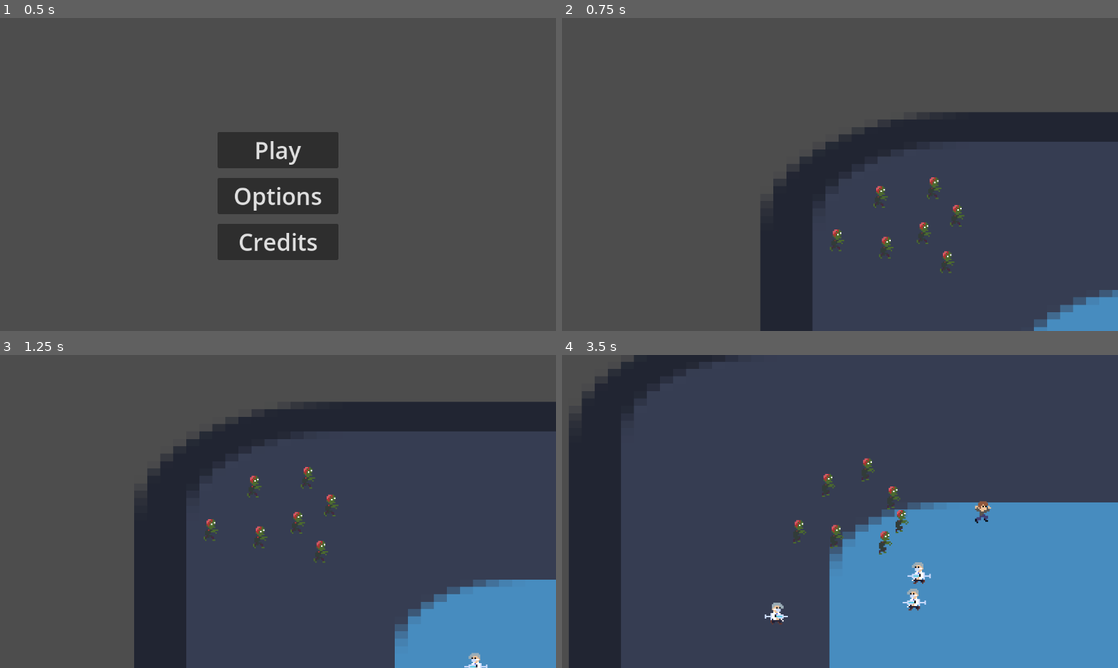
Above: before the commit, frames 1-4 (two rows, left to right).
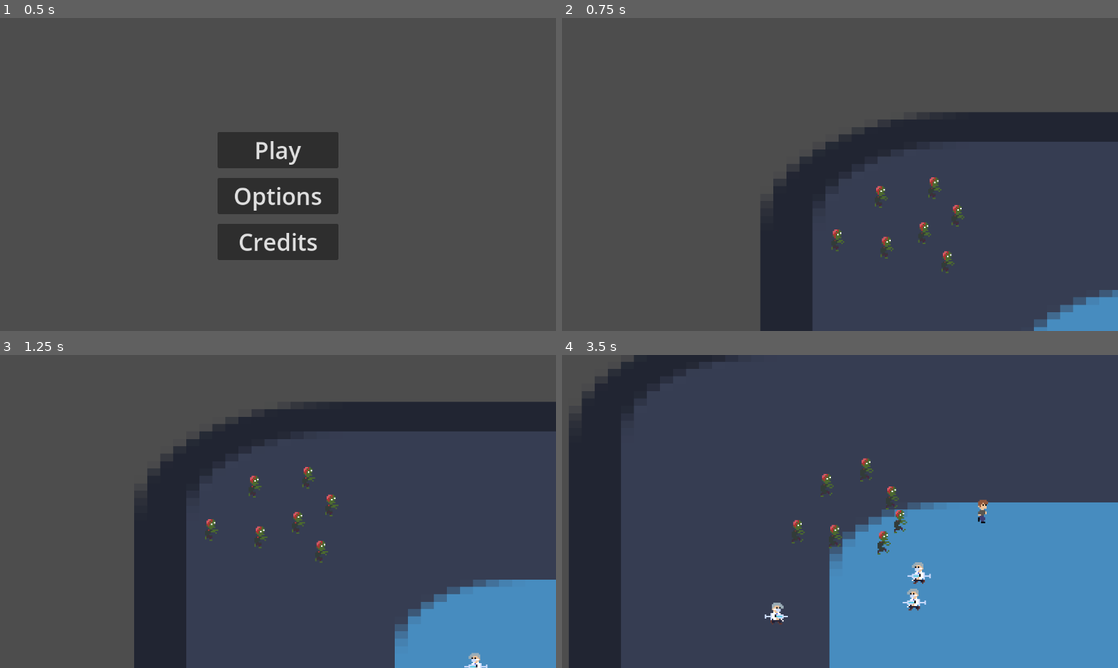
Above: after the commit, the same moments.

Repository: lucasericsson222/gmtk2024
Game: Godot game, scene res://scenes/menu.tscn
Two runs of this game, one before a commit and one after it. Both use one fixed random seed, a clock stepped at 60 frames per second and the inputs below. The engine's default icon, where the game draws it, is replaced by a stand-in: a white triangle on a blue panel in a dark square.
Inputs:
- Up to frame 1 (0.5 s): no input
- Up to frame 2 (0.75 s): click "Play" at 0.5 s
- Up to frame 3 (1.25 s): no input
- Up to frame 4 (3.5 s): hold Right (right) 1.28-2.03 s; hold Down (down) 2.03-2.78 s; hold Right (right) from 2.78 s (still down)

Frame 1 is identical in both runs. In frame 2, less than 0.1% of the frame differs, in the area x 48-73%, y 53-82%; in frame 3, less than 0.1%; in frame 4, 0.6%, in the area x 41-78%, y 32-64%.

Commit message:
Humans die

Diff:
--- a/scenes/human.tscn
+++ b/scenes/human.tscn
@@ -1,7 +1,8 @@
-[gd_scene load_steps=13 format=3 uid="uid://ceifm35mxfh23"]
+[gd_scene load_steps=19 format=3 uid="uid://ceifm35mxfh23"]
 
 [ext_resource type="Script" path="res://scripts/human.gd" id="1_xa53d"]
-[ext_resource type="Texture2D" uid="uid://c0owr654pqgqm" path="res://assets/human.png" id="2_51nk0"]
+[ext_resource type="Texture2D" uid="uid://c0owr654pqgqm" path="res://assets/human_running.png" id="2_51nk0"]
+[ext_resource type="Texture2D" uid="uid://cbcy5yji7acqc" path="res://assets/human_walking.png" id="3_acpb3"]
 [ext_resource type="PackedScene" uid="uid://ctuptcbqgdqh0" path="res://scenes/conversion_component.tscn" id="3_xe0lx"]
 
 [sub_resource type="RectangleShape2D" id="RectangleShape2D_otaoi"]
@@ -9,6 +10,10 @@
 
 [sub_resource type="CircleShape2D" id="CircleShape2D_8j2rp"]
 radius = 34.0
+
+[sub_resource type="AtlasTexture" id="AtlasTexture_ykvtm"]
+atlas = ExtResource("2_51nk0")
+region = Rect2(16, 0, 16, 16)
 
 [sub_resource type="AtlasTexture" id="AtlasTexture_rt43t"]
 atlas = ExtResource("2_51nk0")
@@ -30,8 +35,32 @@
 atlas = ExtResource("2_51nk0")
 region = Rect2(16, 16, 16, 16)
 
+[sub_resource type="AtlasTexture" id="AtlasTexture_r0eb0"]
+atlas = ExtResource("3_acpb3")
+region = Rect2(0, 0, 16, 16)
+
+[sub_resource type="AtlasTexture" id="AtlasTexture_3i15y"]
+atlas = ExtResource("3_acpb3")
+region = Rect2(16, 0, 16, 16)
+
+[sub_resource type="AtlasTexture" id="AtlasTexture_860he"]
+atlas = ExtResource("3_acpb3")
+region = Rect2(0, 16, 16, 16)
+
+[sub_resource type="AtlasTexture" id="AtlasTexture_6rvoe"]
+atlas = ExtResource("3_acpb3")
+region = Rect2(16, 16, 16, 16)
+
 [sub_resource type="SpriteFrames" id="SpriteFrames_qs1yk"]
 animations = [{
+"frames": [{
+"duration": 1.0,
+"texture": SubResource("AtlasTexture_ykvtm")
+}],
+"loop": false,
+"name": &"death",
+"speed": 1.0
+}, {
 "frames": [{
 "duration": 1.0,
 "texture": SubResource("AtlasTexture_rt43t")
@@ -51,6 +80,23 @@
 "loop": true,
 "name": &"run",
 "speed": 15.0
+}, {
+"frames": [{
+"duration": 1.0,
+"texture": SubResource("AtlasTexture_r0eb0")
+}, {
+"duration": 1.0,
+"texture": SubResource("AtlasTexture_3i15y")
+}, {
+"duration": 1.0,
+"texture": SubResource("AtlasTexture_860he")
+}, {
+"duration": 1.0,
+"texture": SubResource("AtlasTexture_6rvoe")
+}],
+"loop": true,
+"name": &"walk",
+"speed": 10.0
 }]
 
 [sub_resource type="RectangleShape2D" id="RectangleShape2D_pfk08"]
@@ -59,7 +105,7 @@
 [node name="Human" type="CharacterBody2D"]
 position = Vector2(-2, -1)
 collision_layer = 2
-collision_mask = 3
+collision_mask = 2
 script = ExtResource("1_xa53d")
 
 [node name="CollisionShape2D" type="CollisionShape2D" parent="."]
@@ -81,9 +127,9 @@
 [node name="AnimatedSprite2D" type="AnimatedSprite2D" parent="."]
 position = Vector2(2, 1)
 sprite_frames = SubResource("SpriteFrames_qs1yk")
-animation = &"run"
-autoplay = "run"
-frame_progress = 0.706598
+animation = &"walk"
+autoplay = "walk"
+frame_progress = 0.229487
 metadata/_edit_lock_ = true
 
 [node name="Area2D" parent="." instance=ExtResource("3_xe0lx")]
@@ -93,6 +139,12 @@
 shape = SubResource("RectangleShape2D_pfk08")
 metadata/_edit_lock_ = true
 
+[node name="RunTimer" type="Timer" parent="."]
+wait_time = 3.0
+
 [connection signal="body_entered" from="DetectionRange" to="." method="_on_detection_range_body_entered"]
 [connection signal="body_exited" from="DetectionRange" to="." method="_on_detection_range_body_exited"]
 [connection signal="timeout" from="WalkTimer" to="." method="_on_walk_timer_timeout"]
+[connection signal="animation_finished" from="AnimatedSprite2D" to="Area2D" method="_on_animated_sprite_2d_animation_finished"]
+[connection signal="human_killed" from="Area2D" to="." method="_on_human_killed"]
+[connection signal="timeout" from="RunTimer" to="." method="_on_run_timer_timeout"]
--- a/scenes/zombie.tscn
+++ b/scenes/zombie.tscn
@@ -91,7 +91,7 @@
 [node name="AnimatedSprite2D" type="AnimatedSprite2D" parent="."]
 sprite_frames = SubResource("SpriteFrames_tsg1v")
 autoplay = "default"
-frame_progress = 0.245399
+frame_progress = 0.943895
 
 [node name="CollisionShape2D" type="CollisionShape2D" parent="."]
 position = Vector2(-2, 0.5)
--- a/scripts/conversion_component.gd
+++ b/scripts/conversion_component.gd
@@ -1,8 +1,17 @@
 extends Area2D
 
+signal human_killed
+
 @onready var animated_sprite: AnimatedSprite2D = $"../AnimatedSprite2D"
+var new_zombie = preload("res://scenes/zombie.tscn")
 
+func _on_body_entered(_body: Node2D) -> void:
+	animated_sprite.play("death")
+	get_node("CollisionShape2D").queue_free()
+	human_killed.emit()
 
-func _on_body_entered(body: Node2D) -> void:
-	#animated_sprite.play("death")
-	pass
+func _on_animated_sprite_2d_animation_finished() -> void:
+	var zom_instance = new_zombie.instantiate()
+	get_parent().get_parent().add_child(zom_instance)
+	zom_instance.position = get_parent().position
+	get_parent().queue_free()
--- a/scripts/doctor.gd
+++ b/scripts/doctor.gd
@@ -30,7 +30,7 @@
 
 
 
-func _on_area_2d_body_exited(body:Node2D) -> void:
+func _on_area_2d_body_exited(_body:Node2D) -> void:
 	var other_zombies = $Area2D.get_overlapping_bodies()
 	if other_zombies.size() > 0:
 		target = other_zombies[0]
--- a/scripts/human.gd
+++ b/scripts/human.gd
@@ -1,8 +1,9 @@
 extends CharacterBody2D
 
 const WALKING_SPEED = 60.0
-const RUNNING_SPEED = 75.0
+const RUNNING_SPEED = 20.0
 
+@onready var animated_sprite = $AnimatedSprite2D
 var direction = Vector2(randf_range(-1, 1), randf_range(-1, 1))
 var old_direction
 var new_direction
@@ -10,6 +11,7 @@
 var t = 0.0
 var state_chase = false
 var zombie
+var dead = false
 
 func _ready():
 	speed = WALKING_SPEED
@@ -22,13 +24,15 @@
 		new_direction = position - zombie.position + Vector2(randf_range(-0.3, 0.3), randf_range(-0.3, 0.3))
 		new_direction = new_direction.normalized()
 		direction = new_direction
+	elif dead:
+		pass
 	else:
 		direction = old_direction.lerp(new_direction, t)
 		if t < 1.0:
 			t += 0.02
 
 	velocity = direction * speed
-	$AnimatedSprite2D.flip_h = direction.x < 0
+	animated_sprite.flip_h = direction.x < 0
 	move_and_slide()
 
 
@@ -39,14 +43,30 @@
 	$WalkTimer.wait_time = randf_range(1, 4)
 
 
+func _on_run_timer_timeout() -> void:
+	$WalkTimer.wait_time = randf_range(1, 4)
+	$WalkTimer.start()
+	state_chase = false
+	speed = WALKING_SPEED
+	animated_sprite.play("walk")
+	$RunTimer.stop()
+
+
 func _on_detection_range_body_entered(body: Node2D) -> void:
 	zombie = body
 	$WalkTimer.stop()
 	state_chase = true
 	speed = RUNNING_SPEED
+	animated_sprite.play("run")
 
 
 func _on_detection_range_body_exited(_body: Node2D) -> void:
-	$WalkTimer.wait_time = randf_range(1, 4)
-	$WalkTimer.start()
-	speed = WALKING_SPEED
+	$RunTimer.wait_time = 3.5 + randf_range(-1, 1)
+	$RunTimer.start()
+
+
+func _on_human_killed() -> void:
+	speed = 0.0
+	state_chase = false
+	dead = true
+	get_node("DetectionRange").queue_free()
Renamed: assets/human.png -> assets/human_running.png
Not shown, added: assets/human_running.png.import
Binary file added: assets/human_walking.png
Not shown, changed: assets/human_walking.png.import
